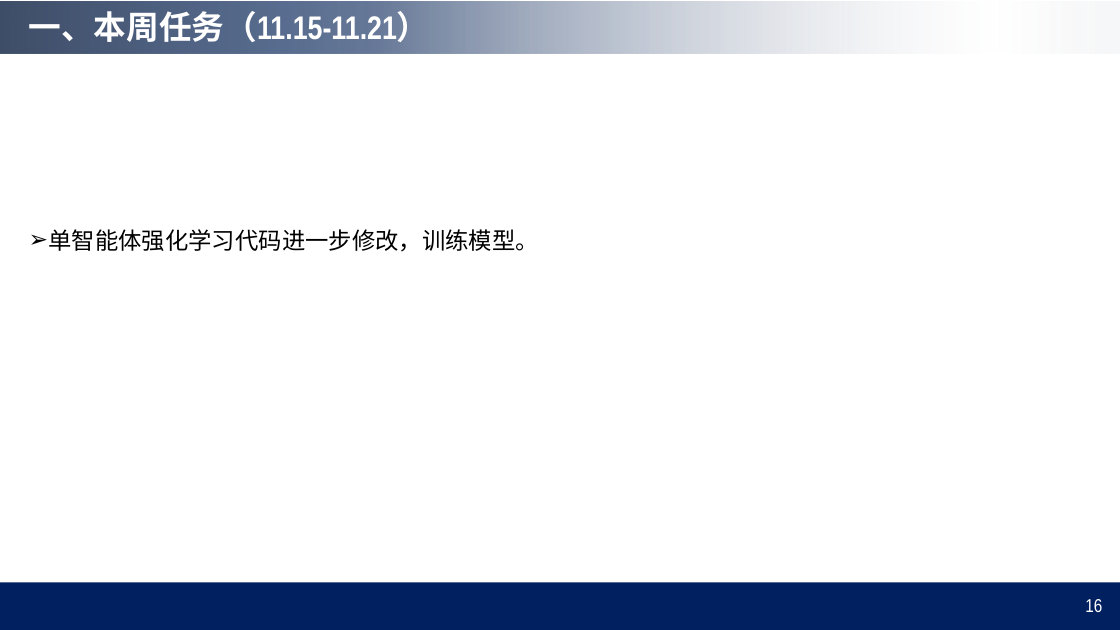
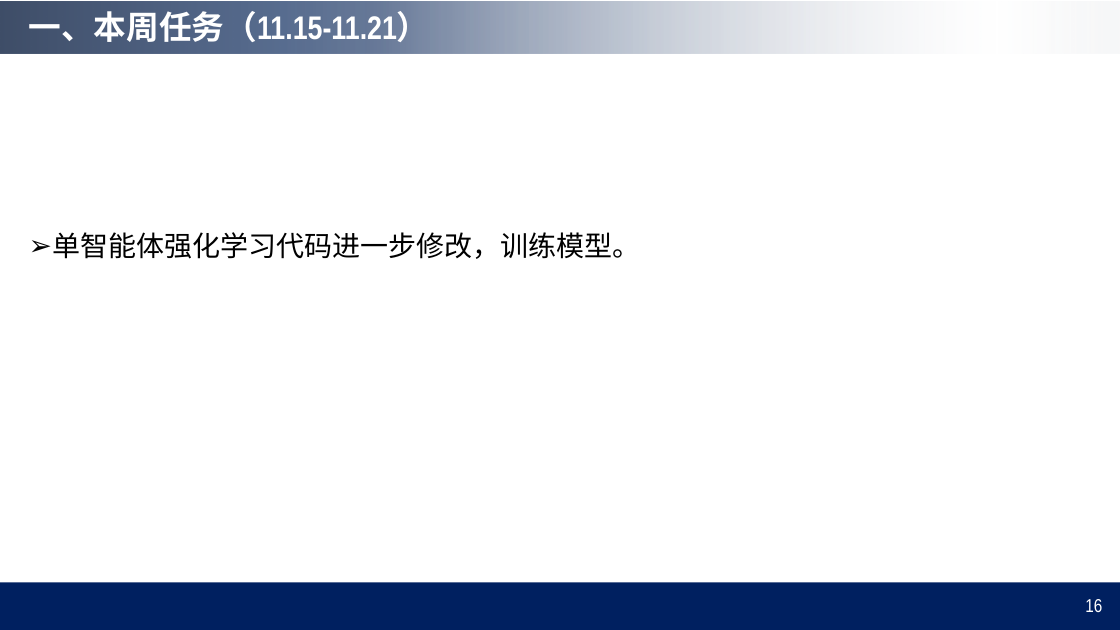
Before and after one commit to QinCheng0928/RL, a slide deck: slide 16 of 组会汇报.pptx. Drawn at 1120x630 pixels with LibreOffice and Linux fonts; fonts in the diff are those of the drawing; background and template pictures are left out. Boxes give left, top, right and bottom in pixels: in the first picture for what was removed or moved away, otherwise in the second. Text is boxed around its words. In the diff, an @@ line names an element or a change of style, - is before the commit and + after.

```diff
--- a/组会汇报.pptx
+++ b/组会汇报.pptx
@@ text "单智能体强化学习代码进一步修改，训练模型。" at box(52, 232, 640, 259): size 20 to 24 pt @@
```
Also in this commit, not shown: 2 other slides changed, 1 slide added.
